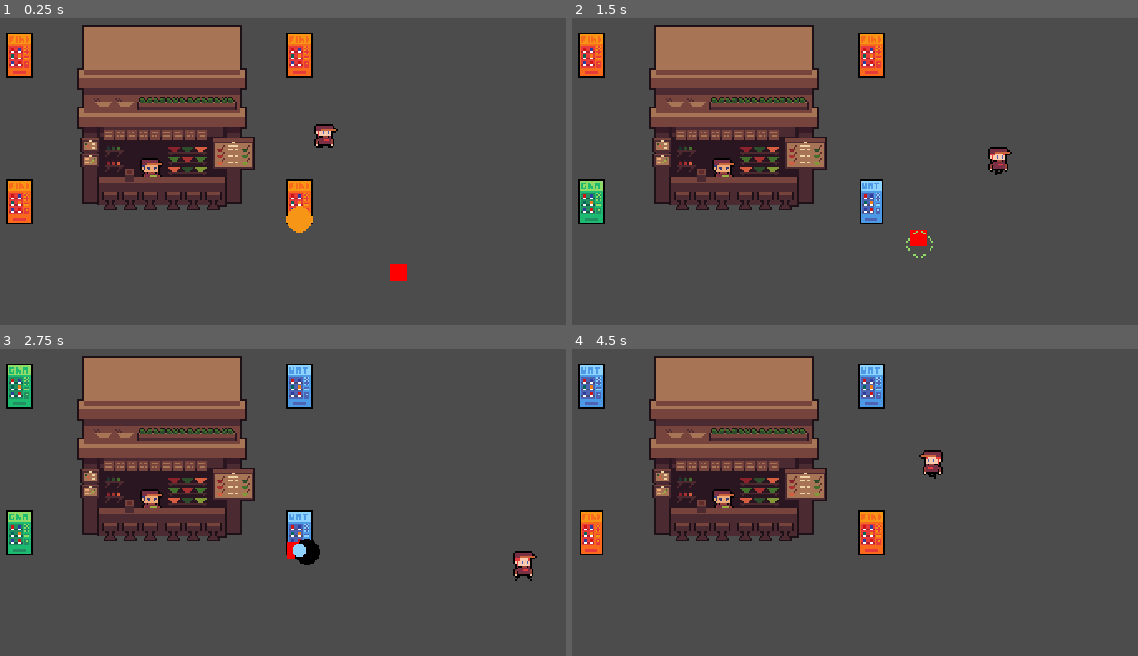
Above: before the commit, frames 1-4 (two rows, left to right).
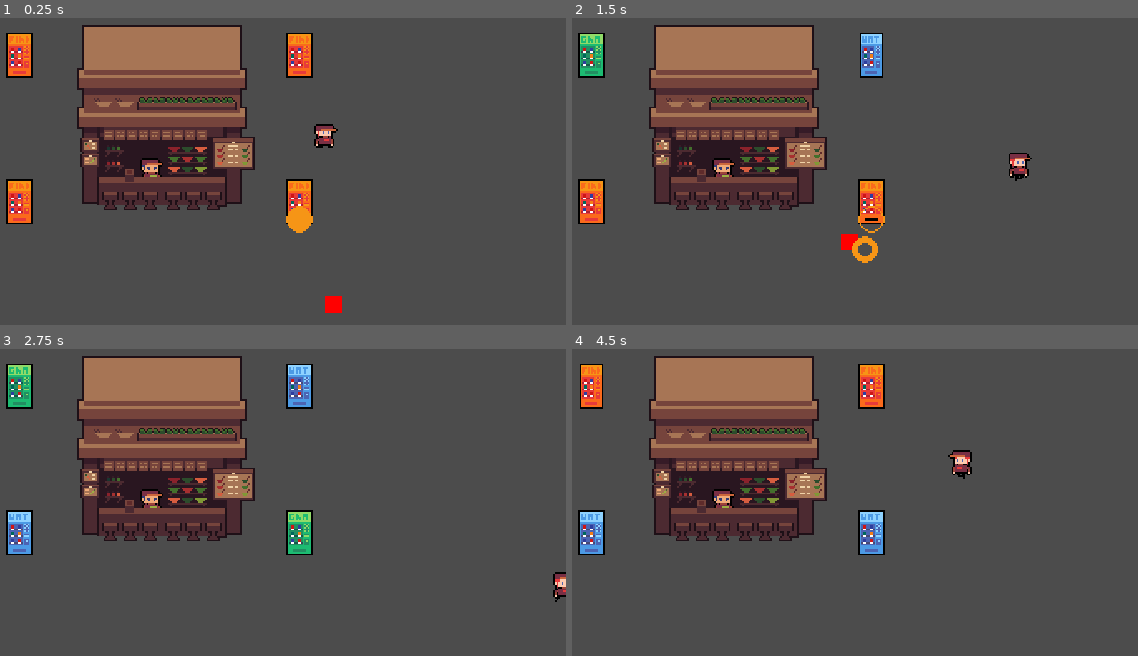
Above: after the commit, the same moments.

Repository: pithnoo/Elevending
Game: Godot game, scene res://Scenes/World.tscn
The game is run twice, just before and just after one commit, with the same random seed, the same clock (stepped at 60 frames per second) and the same inputs.
Inputs:
- Up to frame 1 (0.25 s): no input
- Up to frame 2 (1.5 s): hold Right (ui_right) 0.53-1.28 s; tap H (turret1) at 0.6 s; tap J (turret2) at 0.8, 1.35 s; hold Down (ui_down) from 1.28 s (still down)
- Up to frame 3 (2.75 s): tap K (turret3) at 1.55, 2.1 s; release Down (ui_down) at 2.03 s; hold Right (ui_right) from 2.03 s (still down); tap L (turret4) at 2.3 s
- Up to frame 4 (4.5 s): release Right (ui_right) at 2.78 s; hold Up (ui_up) 2.78-3.53 s; tap L (turret4) at 2.85 s; tap H (turret1) at 3.05, 4.35 s; hold Left (ui_left) from 3.53 s (still down); tap Space (roll) at 3.6 s; tap J (turret2) at 3.8 s

The runs differ from the first frame. In frame 1, 0.3% of the frame differs, in the area x 57-72%, y 80-97%; in frame 2, 3.4%, in the area x 1-82%, y 4-80%; in frame 3, 1.7%; in frame 4, 2.8%.

Commit message:
added turret ammo system to swtiching, turret manager now controls ammo

Diff:
--- a/Code/Enemy/enemy_state_manager.gd
+++ b/Code/Enemy/enemy_state_manager.gd
@@ -28,9 +28,3 @@
 
   if new_state:
 	  change_state(new_state)
-
-func input(event: InputEvent) -> void:
-  var new_state = current_state.input(event)
-
-  if new_state:
-	  change_state(new_state)
--- a/Code/Turret/turret.gd
+++ b/Code/Turret/turret.gd
@@ -7,16 +7,16 @@
 onready var states = $StateManager
 onready var rateTimer = $FireRateTimer
 onready var firePoint = $FirePoint
+
+# ammo is set in turret_manager
 var ammo: int
 
 # turret variables to be changed by turretManager
 export(PackedScene) var Projectile
 export(PackedScene) var projectileEffect
-export(int) var maxAmmo
 export(float) var cooldown
 
 func _ready():
-  ammo = maxAmmo
   states.init(self)
 
 # only information that needs to be updated is process
--- a/Code/Turret/turret_manager.gd
+++ b/Code/Turret/turret_manager.gd
@@ -4,13 +4,14 @@
 export(int) var startingTurret
 export(Array, PackedScene) var turrets
 
-enum input { t1, t2, t3, t4 }
-export(input) var turretInput
+export(String) var turretInput
 
 var switchInput
 
 onready var switchTimer = $SwitchTimer
+
 var currentTurret
+var currentAmmo: int = 10
 var activeTurret: int = 0
 
 # Called when the node enters the scene tree for the first time.
@@ -19,23 +20,16 @@
 
 func _process(delta):
 
-	match turretInput:
-		input.t1:
-			switchInput = Input.is_action_just_pressed("turret1")
-		input.t2:
-			switchInput = Input.is_action_just_pressed("turret2")
-		input.t3:
-			switchInput = Input.is_action_just_pressed("turret3")
-		input.t4:
-			switchInput = Input.is_action_just_pressed("turret4")
+	switchInput = Input.is_action_just_pressed(turretInput)
 
-	if switchInput && switchTimer.is_stopped():
+	if switchInput && switchTimer.is_stopped() && currentTurret.ammo != 0:
 
 		switchTimer.start(cooldown)
 
 		var wr = weakref(currentTurret)
 		if wr.get_ref():
 			currentTurret.queue_free()
+			currentAmmo = currentTurret.ammo
 
 		activeTurret += 1
 
@@ -48,3 +42,4 @@
 func switch_turret(turretIndex: int):
 	currentTurret = turrets[turretIndex].instance()
 	add_child(currentTurret)
+	currentTurret.ammo = currentAmmo
--- a/Scenes/Entities/Player.tscn
+++ b/Scenes/Entities/Player.tscn
@@ -147,7 +147,7 @@
 idle_node = NodePath("../Idle")
 roll_node = NodePath("../Roll")
 roll_timer_node = NodePath("../../RollTimer")
-move_speed = 5000.0
+move_speed = 6000.0
 
 [node name="Roll" type="Node" parent="StateManager"]
 script = ExtResource( 6 )
--- a/Scenes/World.tscn
+++ b/Scenes/World.tscn
@@ -3,7 +3,7 @@
 [ext_resource path="res://Scenes/Entities/TurretManager.tscn" type="PackedScene" id=1]
 [ext_resource path="res://Scenes/Entities/Player.tscn" type="PackedScene" id=2]
 [ext_resource path="res://Scenes/Entities/Core.tscn" type="PackedScene" id=3]
-[ext_resource path="res://Scenes/Enemies/EnemyFollowCoreTemplate.tscn" type="PackedScene" id=4]
+[ext_resource path="res://Scenes/Enemies/EnemyFollowPlayerTemplate.tscn" type="PackedScene" id=4]
 
 [node name="World" type="Node2D"]
 
@@ -17,20 +17,21 @@
 
 [node name="Turrets" type="Node2D" parent="YSort/Entities"]
 
+[node name="TurretManager4" parent="YSort/Entities/Turrets" instance=ExtResource( 1 )]
+position = Vector2( 72, 32 )
+turretInput = "turret1"
+
+[node name="TurretManager3" parent="YSort/Entities/Turrets" instance=ExtResource( 1 )]
+position = Vector2( 240, 32 )
+turretInput = "turret2"
+
 [node name="TurretManager" parent="YSort/Entities/Turrets" instance=ExtResource( 1 )]
 position = Vector2( 72, 120 )
+turretInput = "turret3"
 
 [node name="TurretManager2" parent="YSort/Entities/Turrets" instance=ExtResource( 1 )]
 position = Vector2( 240, 120 )
-turretInput = 1
-
-[node name="TurretManager3" parent="YSort/Entities/Turrets" instance=ExtResource( 1 )]
-position = Vector2( 240, 32 )
-turretInput = 2
-
-[node name="TurretManager4" parent="YSort/Entities/Turrets" instance=ExtResource( 1 )]
-position = Vector2( 72, 32 )
-turretInput = 3
+turretInput = "turret4"
 
 [node name="Player" parent="YSort" instance=ExtResource( 2 )]
 position = Vector2( 256, 80 )
@@ -38,5 +39,5 @@
 "_edit_group_": true
 }
 
-[node name="EnemyFollowCore" parent="." instance=ExtResource( 4 )]
-position = Vector2( 384, 220 )
+[node name="EnemyFollowPlayer" parent="." instance=ExtResource( 4 )]
+position = Vector2( 344, 240 )
